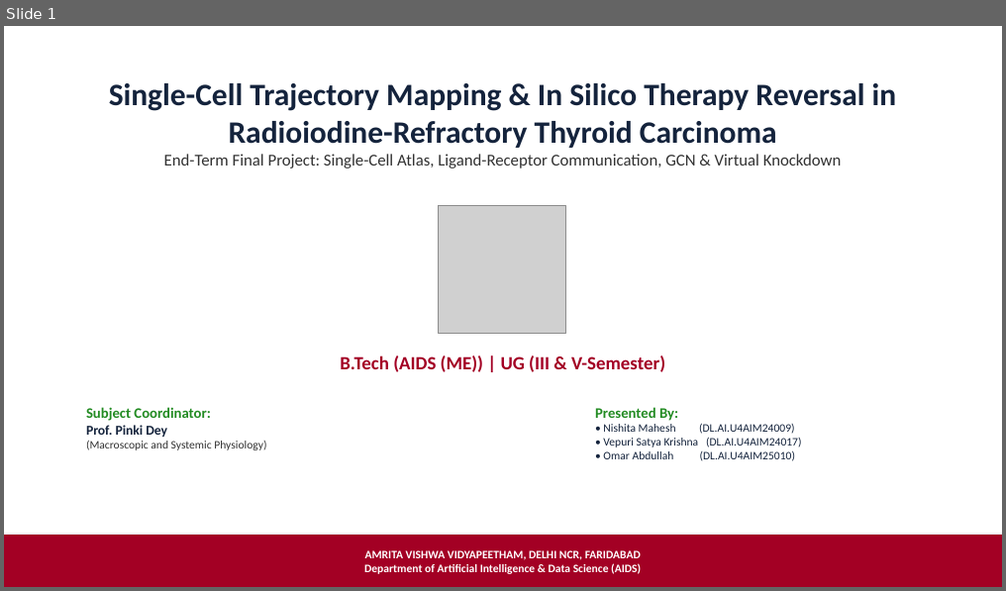
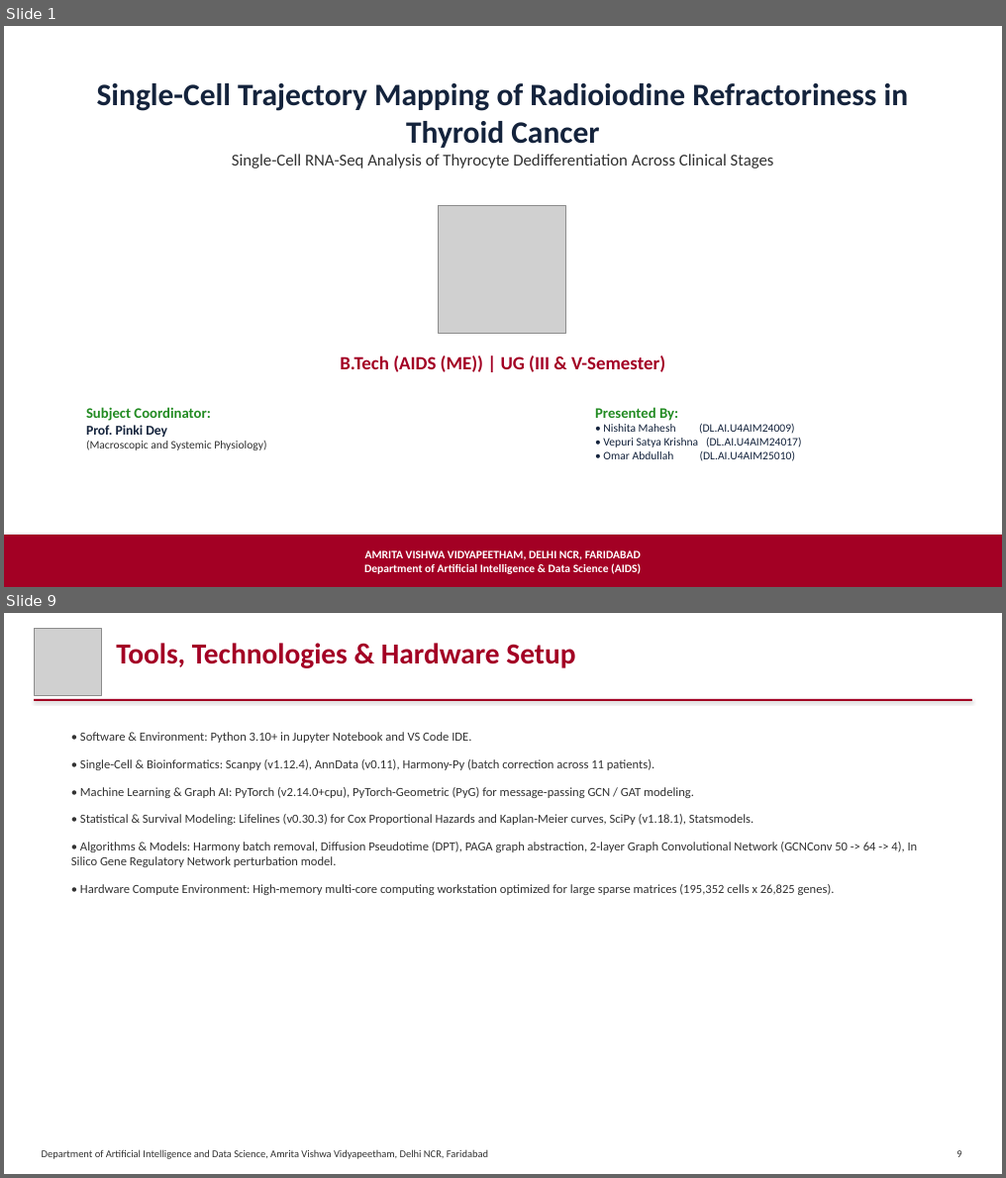
Before and after one commit to SatyaKrishna2811/thyroid_scRNA, a slide deck: Single-Cell Trajectory Mapping of Radioiodine Refractoriness in Thyroid Cancer_EndTerm.pptx. Shown one above the other, each under a label of ours: slide 1 before the commit, slides 1 and 9 after it; the slides between them are not shown. The pictures are 1006x591 and 1006x1178 pixels, drawn with LibreOffice and Linux fonts; fonts in the diff are those of the drawing; grey boxes stand for pictures. Boxes give left, top, right and bottom in pixels: in the first picture for what was removed or moved away, otherwise in the second. Text is boxed around its words. In the diff, an @@ line names an element or a change of style, - is before the commit and + after.

Commit message:
Update end-term PPTX to 21 slides: add missing objectives, pipeline, tools, dataset, and atlas annotation slides

```diff
--- a/Single-Cell Trajectory Mapping of Radioiodine Refractoriness in Thyroid Cancer_EndTerm.pptx
+++ b/Single-Cell Trajectory Mapping of Radioiodine Refractoriness in Thyroid Cancer_EndTerm.pptx
@@ slide 9 added at (4, 613, 1002, 1174), background #FFFFFF @@
@@ picture added at (34, 628, 101, 695) @@
@@ text added at (116, 643, 575, 668), 28 pt, text #A30024, bold @@
+Tools, Technologies & Hardware Setup
@@ rectangle added at (34, 699, 972, 700), fill #A30024, outline #A30024 0.75 pt @@
@@ text added at (71, 732, 918, 895), 12 pt, text #323232 @@
+• Software & Environment: Python 3.10+ in Jupyter Notebook and VS Code IDE.
+• Single-Cell & Bioinformatics: Scanpy (v1.12.4), AnnData (v0.11), Harmony-Py (batch correction across 11 patients).
+• Machine Learning & Graph AI: PyTorch (v2.14.0+cpu), PyTorch-Geometric (PyG) for message-passing GCN / GAT modeling.
+• Statistical & Survival Modeling: Lifelines (v0.30.3) for Cox Proportional Hazards and Kaplan-Meier curves, SciPy (v1.18.1), Statsmodels.
+• Algorithms & Models: Harmony batch removal, Diffusion Pseudotime (DPT), PAGA graph abstraction, 2-layer Graph Convolutional Network (GCNConv 50 -> 64 -> 4), In Silico Gene Regulatory Network perturbation model.
+• Hardware Compute Environment: High-memory multi-core computing workstation optimized for large sparse matrices (195,352 cells x 26,825 genes).
@@ text added at (42, 1150, 488, 1159), 10 pt, text #323232 @@
+Department of Artificial Intelligence and Data Science, Amrita Vishwa Vidyapeetham, Delhi NCR, Faridabad
@@ text added at (956, 1151, 961, 1157), 10 pt, text #323232 @@
+9
@@ slide 1 changed as well @@
@@ text at (97, 83, 909, 169): text changed; size 30 to 16 pt; text colour #14233C to #323232; bold off @@
-Single-Cell Trajectory Mapping & In Silico Therapy Reversal in Radioiodine-Refractory Thyroid Carcinoma
-End-Term Final Project: Single-Cell Atlas, Ligand-Receptor Communication, GCN & Virtual Knockdown
+Single-Cell Trajectory Mapping of Radioiodine Refractoriness in Thyroid Cancer
+Single-Cell RNA-Seq Analysis of Thyrocyte Dedifferentiation Across Clinical Stages
```
Also in this commit, not shown: 14 other slides changed, 4 other slides added.
